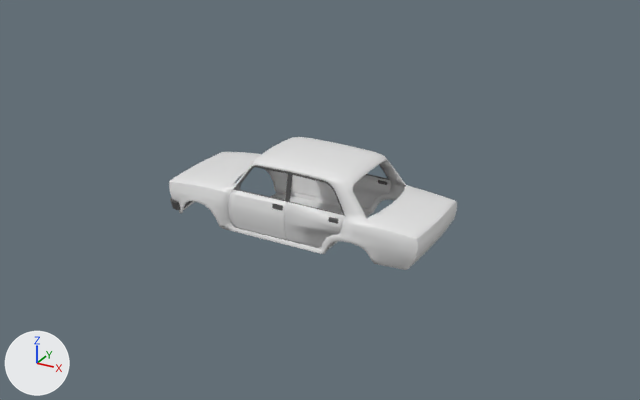
One commit to the Blender file Assets/Models/model/lada.blend: the scene before it, then after it.
One viewpoint serves both versions: a camera (50 mm lens) standing at (3.9, -6.97, 3.66) and looking at (0.11, -0.06, 0.2). The lights are fixed; the arrows at lower left show +X, +Y and +Z.

Names of what the first picture shows: 'DoorFront', 'DoorRear', 'Lada'.
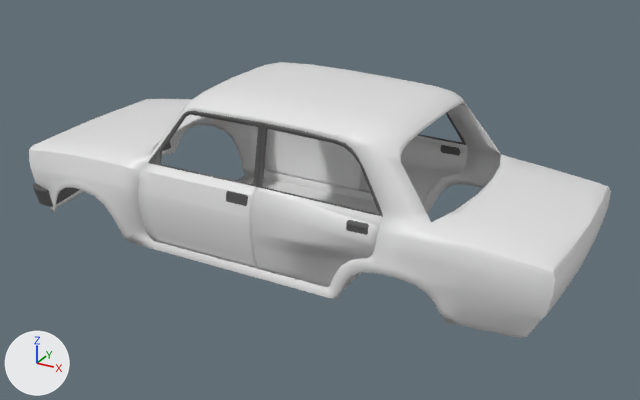
Pixel boxes (x1, y1, x2, y2) of what changed, in the pictures (640 x 400 px):
'Lada', mesh rescaled (102% wider, 107% taller): before (169, 137, 457, 270); after (29, 62, 611, 338)
'DoorFront', mesh rescaled, modifiers changed: before (228, 165, 337, 240); after (138, 111, 263, 269)
'DoorRear', mesh rescaled: before (284, 164, 391, 248); after (251, 123, 383, 287)
'DoorFront.001', added: after (264, 129, 361, 191)
'DoorRear.001', added: after (359, 113, 468, 202)
    faces in mat_material_001 (white #e7e7e7): (359, 136, 468, 202)
    faces in mat_plastic_001 (dark grey #535353): (417, 113, 466, 156)

The change, as a list of edits to the scene's bpy script:
```text
Add mat_material_003:
    mat_material_003 = principled_material('Material.003')
    mat_material_003.base_color = (0.8, 0.8, 0.8)  # white #e7e7e7
    mat_material_003.roughness = 0.4
Add mat_plastic_003:
    mat_plastic_003 = principled_material('Plastic.003')
    mat_plastic_003.base_color = (0.0869, 0.0869, 0.0869)  # dark grey #535353
Add mat_material_001:
    mat_material_001 = principled_material('Material.001')
    mat_material_001.base_color = (0.8, 0.8, 0.8)  # white #e7e7e7
    mat_material_001.roughness = 0.4
Add mat_plastic_001:
    mat_plastic_001 = principled_material('Plastic.001')
    mat_plastic_001.base_color = (0.0869, 0.0869, 0.0869)  # dark grey #535353
Change me_cube_001:
    where me_cube_001.from_pydata(...)  # 534 vertices, 450 faces, 1 loose edge; spans x -1.44..1.34, y -0.55..0.0, z -0.11..0.67
    used by ob_lada; location = (0.0, 0.0, 0.0)
    me_cube_001 part 1: the whole mesh is scaled about the mesh origin by 2
Change me_cube_002:
    where me_cube_002.from_pydata(...)  # 92 vertices, 68 faces; spans x -0.632..-0.003, y -0.549..-0.43, z -0.063..0.604
    used by ob_doorfront; parent = ob_lada; location = (0.0, 0.0, 0.0)
    me_cube_002 part 2: the whole mesh is scaled about the mesh origin by 2
Change me_cube_004:
    where me_cube_004.from_pydata(...)  # 83 vertices, 55 faces; spans x -0.003..0.598, y -0.549..-0.43, z -0.064..0.604
    used by ob_doorrear; parent = ob_lada; location = (0.0, 0.0, 0.0)
    me_cube_004 part 3: the whole mesh is scaled about the mesh origin by 2
Add me_cube_005:
    me_cube_005.from_pydata(...)  # 92 vertices, 68 faces; spans x -1.263..-0.006, y 0.861..1.097, z -0.126..1.209
    me_cube_005.polygons.foreach_set('use_smooth', [True] * 68)
    # faces by material slot: [48, 20]
    me_cube_005.materials.append(mat_material_003)  # white #e7e7e7
    me_cube_005.materials.append(mat_plastic_003)  # dark grey #535353
Add me_cube_003:
    me_cube_003.from_pydata(...)  # 83 vertices, 55 faces; spans x -0.006..1.196, y 0.861..1.097, z -0.127..1.209
    me_cube_003.polygons.foreach_set('use_smooth', [True] * 55)
    # faces by material slot: [30, 25]
    me_cube_003.materials.append(mat_material_001)  # white #e7e7e7
    me_cube_003.materials.append(mat_plastic_001)  # dark grey #535353
Change ob_doorfront:
    remove _m = ob_doorfront.modifiers.new('Mirror', 'MIRROR')
    remove _m.use_axis = (False, True, False)
Add ob_doorfront_001:
    ob_doorfront_001 = bpy.data.objects.new('DoorFront.001', me_cube_005)
    ob_doorfront_001.parent = ob_lada
    ob_doorfront_001.location = (0.0, 0.0, 0.0)
    _m = ob_doorfront_001.modifiers.new('Solidify', 'SOLIDIFY')
Add ob_doorrear_001:
    ob_doorrear_001 = bpy.data.objects.new('DoorRear.001', me_cube_003)
    ob_doorrear_001.parent = ob_lada
    ob_doorrear_001.location = (0.0, 0.0, 0.0)
    _m = ob_doorrear_001.modifiers.new('Solidify', 'SOLIDIFY')
```
